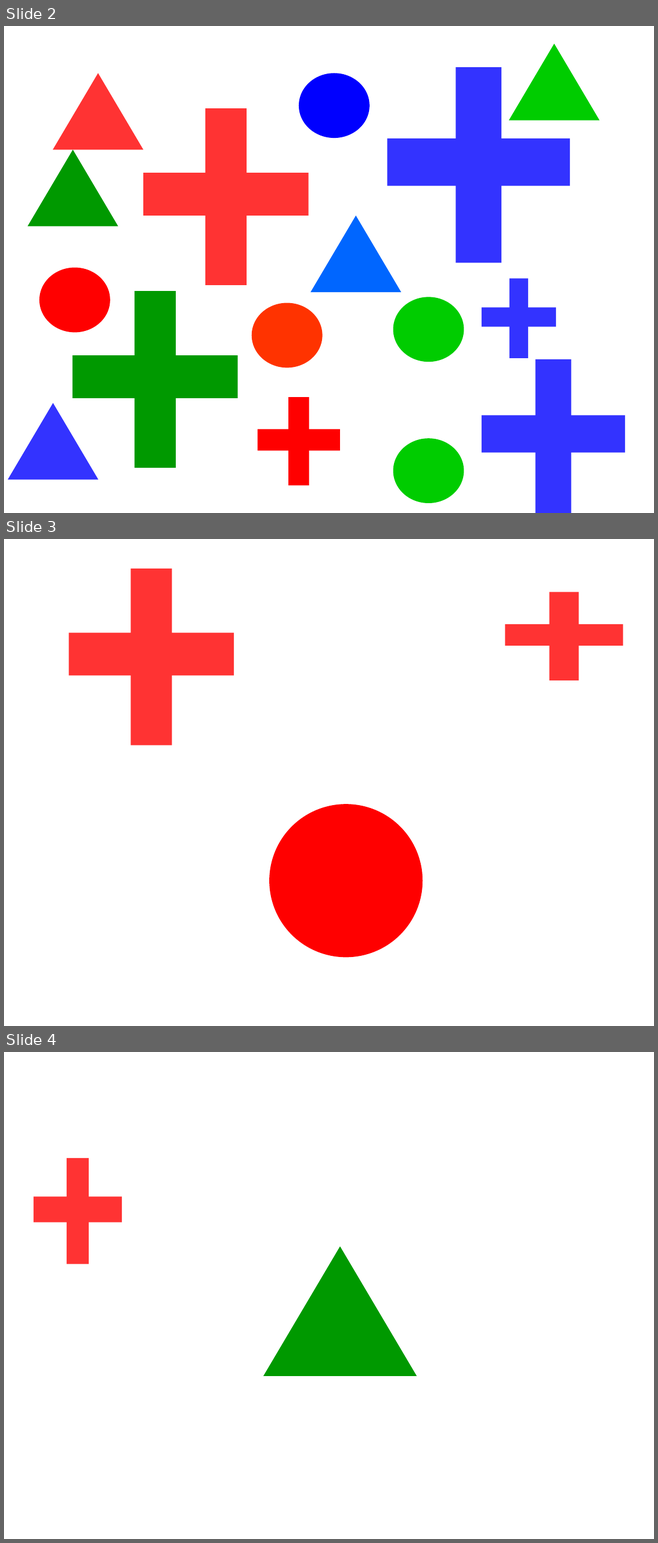
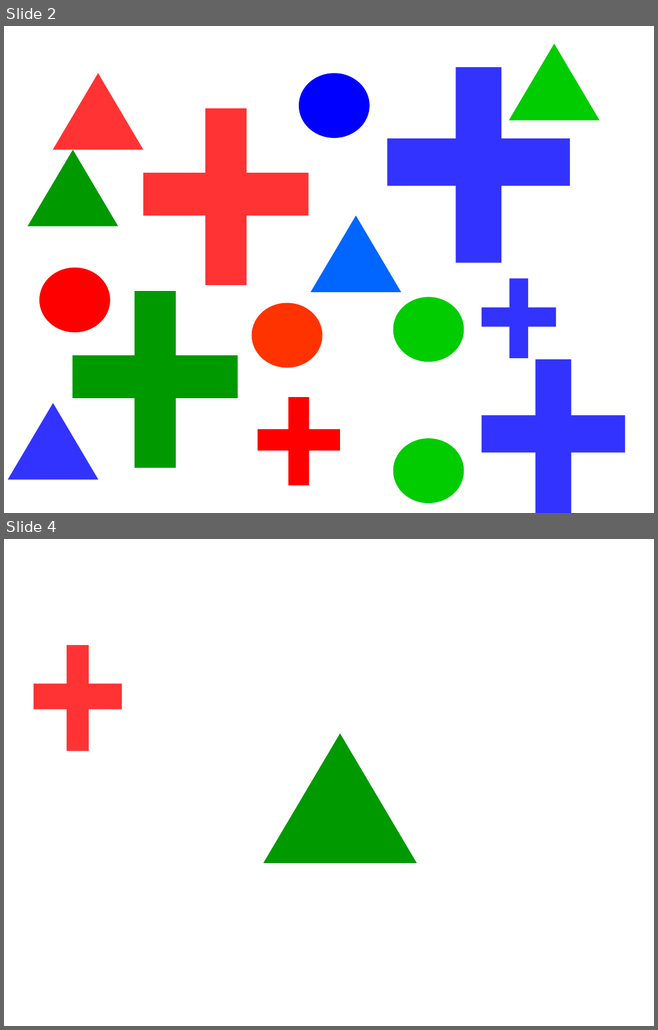
Before and after one commit to ron1818/Singaboat_RobotX2016, a slide deck: robotx_vision/scripts/image/flags.odp. Shown one above the other, each under a label of ours: slides 2, 3 and 4 before the commit, slides 2 and 4 after it; the slides between them are not shown. The pictures are 658x1543 and 658x1030 pixels, drawn with LibreOffice and Linux fonts; fonts in the diff are those of the drawing. Boxes give left, top, right and bottom in pixels: in the first picture for what was removed or moved away, otherwise in the second. Text is boxed around its words. In the diff, an @@ line names an element or a change of style, - is before the commit and + after.

```diff
--- a/robotx_vision/scripts/image/flags.odp
+++ b/robotx_vision/scripts/image/flags.odp
@@ slide 3 removed at [4,539,654,1026], background #FFFFFF @@
@@ rectangle removed at [131,569,172,745] @@
@@ rectangle removed at [549,592,579,681] @@
@@ rectangle removed at [505,624,623,646] @@
@@ rectangle removed at [69,633,234,676] @@
@@ ellipse removed at [269,804,423,958] @@
```
Also in this commit, not shown: 2 slides added, 1 other slide removed, 7 other files.
